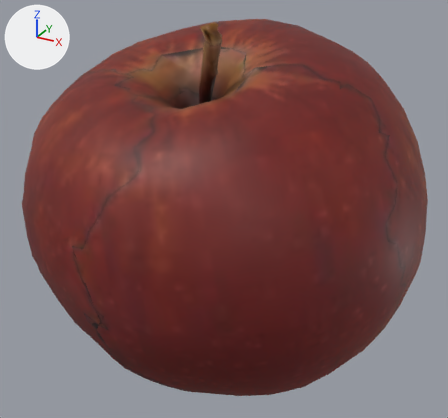
A saved change to the glTF model docs/city/models/objects/imp-apple.glb.
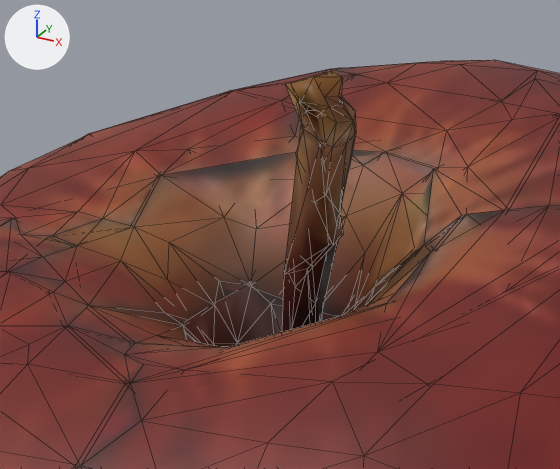
The first picture shows the older version from a camera (50 mm lens) standing at (0.0567, -0.1027, 0.083) and looking at (0.0008, -0.0011, 0.0322). The close-ups show the older and then the newer version on the part from 25% to 64% of the width and 0% to 35% of the height of that picture. Only the edits that show in the close-ups are written down. Arrows for +X, +Y and +Z are at upper left; the lights stay in place. The close-ups show mesh edges as thin lines. Where no turn or scale is listed for an object, it has been applied to the vertices.

Names of what the first close-up shows: 'food_apple_01', 'food_apple_01.001'.
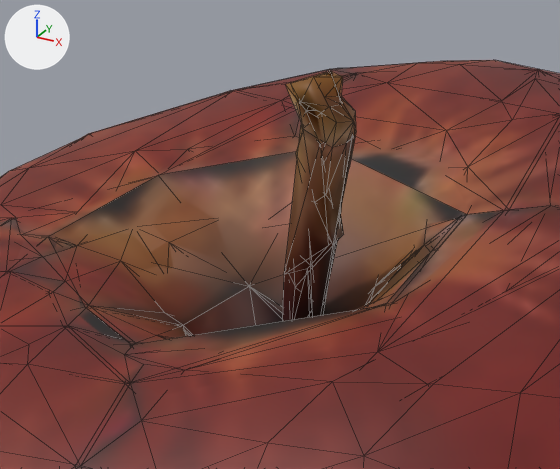
Location of each change, (x1, y1, x2, y2) in pixels of the close-ups (560 x 469 px):
'food_apple_01.002', added (brown)
    after: (41, 69, 560, 351)

Diff of the bpy script that builds the scene:
```diff
--- a/docs/city/models/objects/imp-apple.glb.py
+++ b/docs/city/models/objects/imp-apple.glb.py
@@ me_apple_50k_uv_003 @@
+me_apple_50k_uv_003.from_pydata(...)  # 108 vertices, 212 faces; spans x -0.04..0.04, y -0.0393..0.0393, z -0.0352..0.0352
+me_apple_50k_uv_003.materials.append(mat_food_apple_01)  # picture img_food_apple_01_diff
@@ ob_food_apple_01_002 @@
+ob_food_apple_01_002 = bpy.data.objects.new('food_apple_01.002', me_apple_50k_uv_003)
+ob_food_apple_01_002.location = (0.0, 0.0, 0.0352)
```
